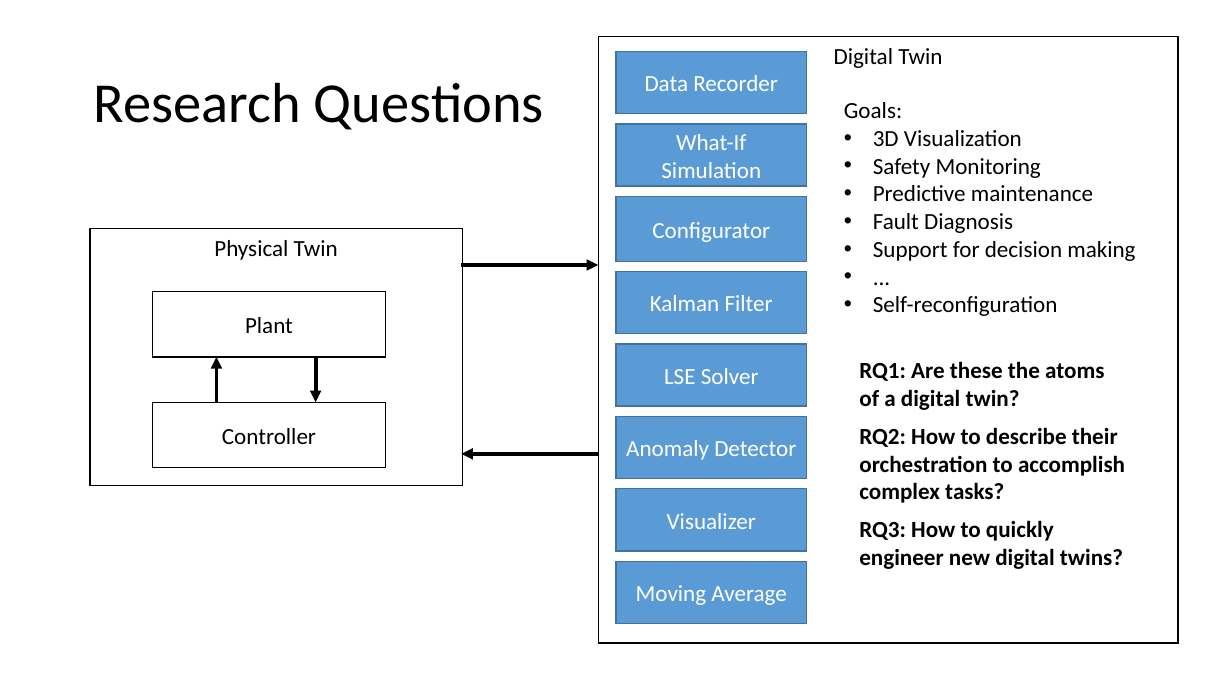
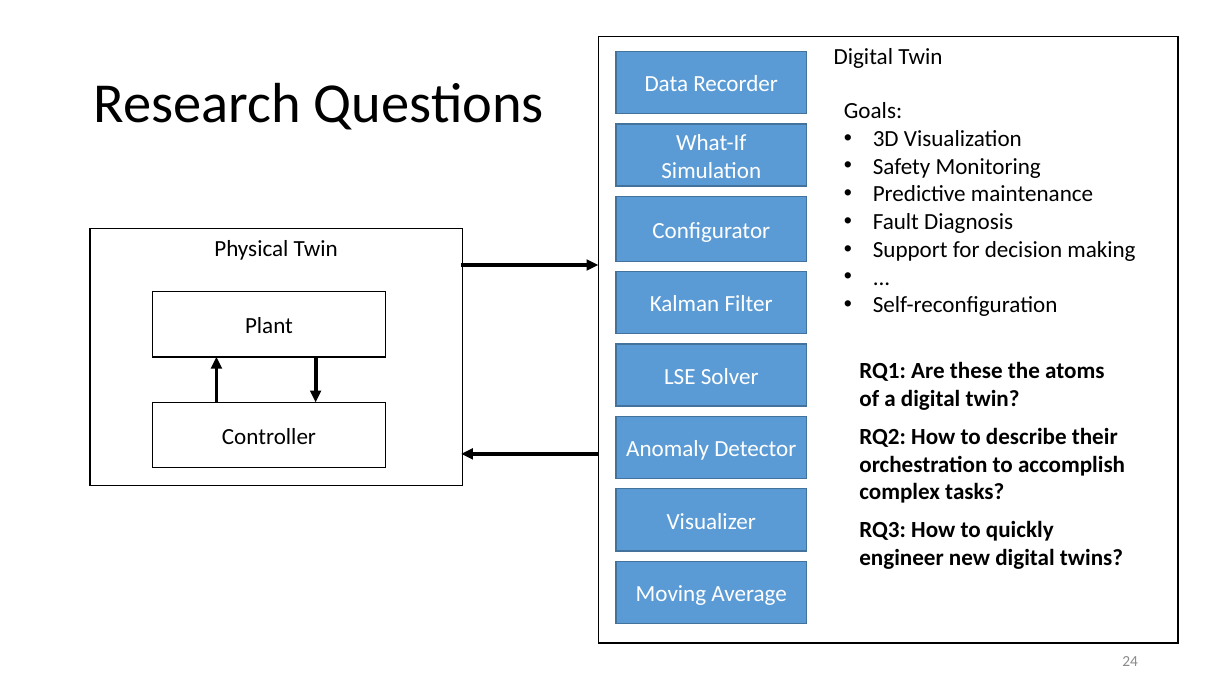
Before and after one commit to INTO-CPS-Association/example_digital-twin_incubator, a slide deck: slide 24 of notes/presentations/DigitLunch_17_December.pptx (slide 22 before the commit). Drawn at 1232x693 pixels with LibreOffice and Linux fonts; fonts in the diff are those of the drawing. Boxes give left, top, right and bottom in pixels: in the first picture for what was removed or moved away, otherwise in the second. Text is boxed around its words. In the diff, an @@ line names an element or a change of style, - is before the commit and + after.

```diff
--- a/notes/presentations/DigitLunch_17_December.pptx
+++ b/notes/presentations/DigitLunch_17_December.pptx
@@ page number added at box(1122, 656, 1138, 666), 12 pt, text #8C8C8C @@
+24
```
Also in this commit, not shown: 23 other slides changed, 3 slides added.
